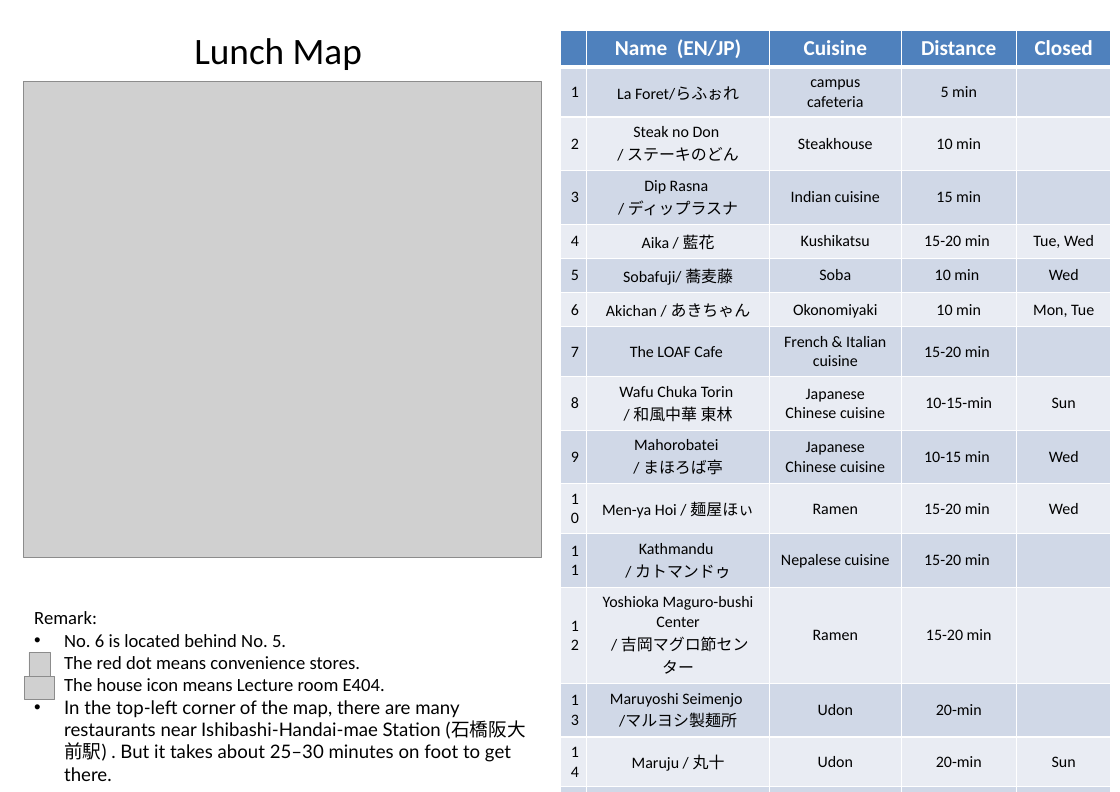
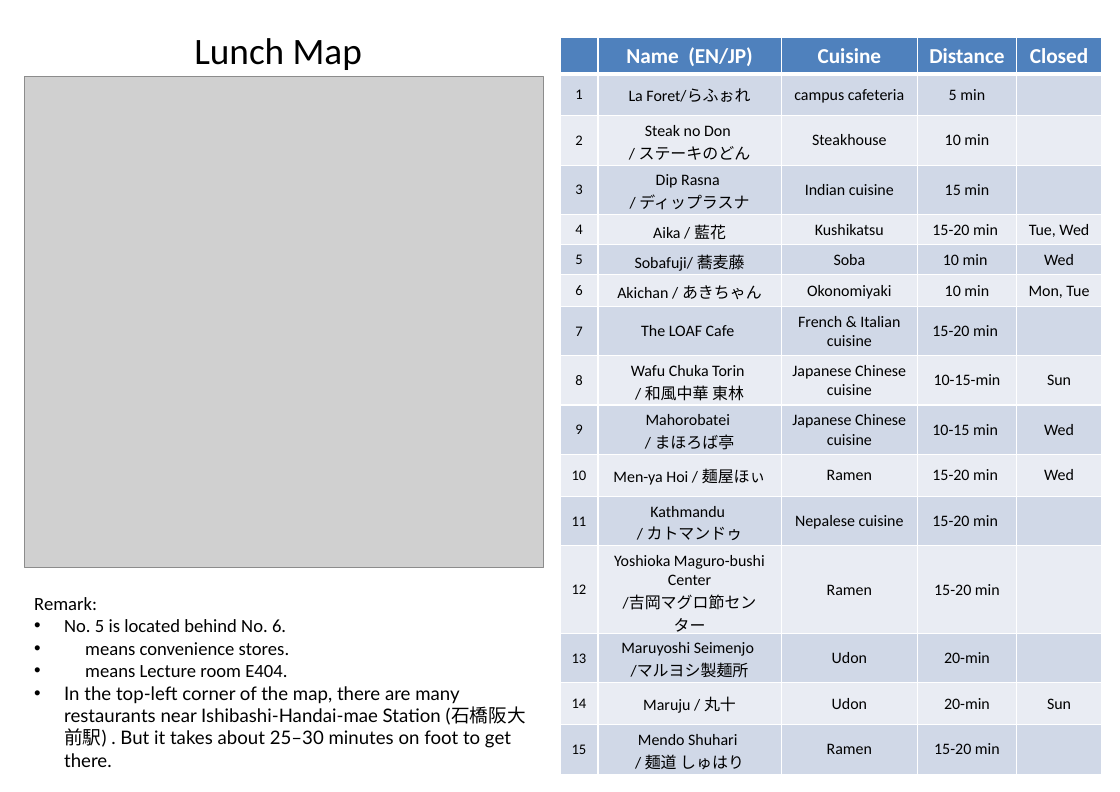
Before and after one commit to masataka123/blog3, a slide deck: slide 1 of pdf/20251005_access/lunch_map_E404.pptx. Drawn at 1120x792 pixels with LibreOffice and Linux fonts; fonts in the diff are those of the drawing; grey boxes stand for pictures; background and template pictures are left out. Boxes give left, top, right and bottom in pixels: in the first picture for what was removed or moved away, otherwise in the second. Text is boxed around its words. In the diff, an @@ line names an element or a change of style, - is before the commit and + after.

```diff
--- a/pdf/20251005_access/lunch_map_E404.pptx
+++ b/pdf/20251005_access/lunch_map_E404.pptx
@@ table at [560, 37, 1102, 773] @@
-row 13, column 2: Yoshioka Maguro-bushi Center / / 吉岡マグロ節センター
+row 13, column 2: Yoshioka Maguro-bushi Center / /吉岡マグロ節センター
@@ size 12 to 11 pt in "1", "2", "3", "4" and 11 more places @@
@@ table: place and size @@
-table at [560, 30, 1111, 775]
+table at [560, 37, 1102, 773]
@@ picture: place and size @@
-picture at [24, 82, 542, 559]
+picture at [25, 77, 544, 567]
@@ text "Remark:": place and size @@
-text "Remark:" at [34, 611, 526, 781]
+text "Remark:" at [34, 597, 526, 767]
@@ text at [64, 619, 290, 677]: text changed @@
-• No. 6 is located behind No. 5.
-• The red dot means convenience stores.
-• The house icon means Lecture room E404.
+• No. 5 is located behind No. 6.
+• means convenience stores.
+• means Lecture room E404.
@@ picture removed at [29, 652, 51, 676] @@
@@ picture removed at [25, 676, 55, 700] @@
```
Also in this commit, not shown: 5 other files.
